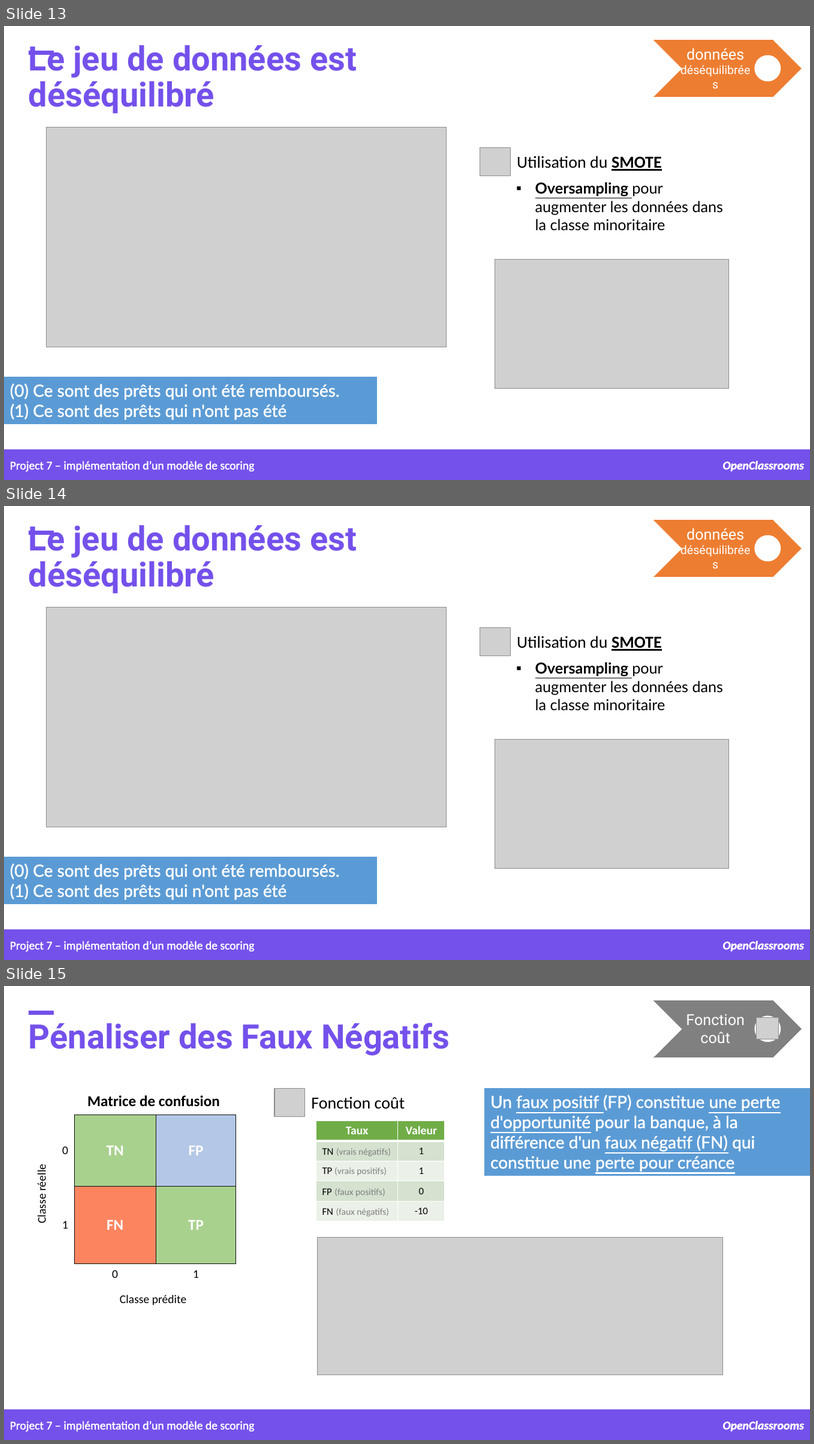
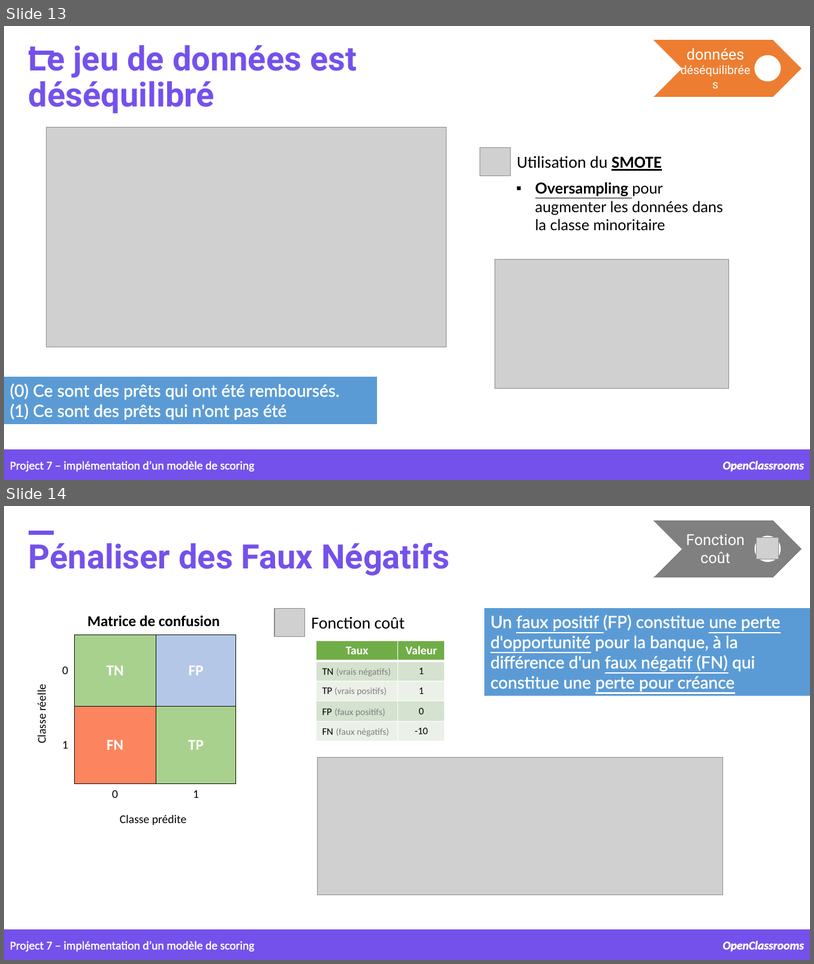
Before and after one commit to samirhinojosa/OC-P7-IMPLEMENT-A-SCORING-MODEL, a slide deck: supports/P7_presentation_final.pptx. Shown one above the other, each under a label of ours: slides 13, 14 and 15 before the commit, slides 13 and 14 after it. The pictures are 814x1444 and 814x964 pixels, drawn with LibreOffice and Linux fonts; fonts in the diff are those of the drawing; grey boxes stand for pictures; background and template pictures are left out. Boxes give left, top, right and bottom in pixels: in the first picture for what was removed or moved away, otherwise in the second. Text is boxed around its words. In the diff, an @@ line names an element or a change of style, - is before the commit and + after.

```diff
--- a/supports/P7_presentation_final.pptx
+++ b/supports/P7_presentation_final.pptx
@@ slide 14 removed at <box>4,506,810,960</box>, background picture (left out) @@
@@ chevron removed at <box>654,520,802,577</box> @@
@@ text removed at <box>29,525,357,594</box> @@
-Le jeu de données est déséquilibré
@@ rectangle removed at <box>29,531,53,534</box> @@
@@ text removed at <box>687,528,744,540</box> @@
-données déséquilibrées
@@ ellipse removed at <box>755,535,782,561</box> @@
@@ picture removed at <box>47,607,447,826</box> @@
@@ picture removed at <box>480,628,510,656</box> @@
@@ text removed at <box>517,636,662,651</box> @@
-Utilisation du SMOTE
@@ text removed at <box>536,662,724,711</box> @@
-▪ Oversampling pour augmenter les données dans la classe minoritaire
@@ picture removed at <box>496,739,730,868</box> @@
@@ rectangle removed at <box>4,857,377,903</box> @@
-(0) Ce sont des prêts qui ont été remboursés.
-(1) Ce sont des prêts qui n'ont pas été remboursés
@@ rectangle removed at <box>4,930,810,960</box> @@
@@ text removed at <box>10,940,254,951</box> @@
-Project 7 – implémentation d’un modèle de scoring
@@ text removed at <box>723,940,804,951</box> @@
-OpenClassrooms
@@ what was slide 15 is now slide 14 @@
```
Also in this commit, not shown: 1 other slide removed.
